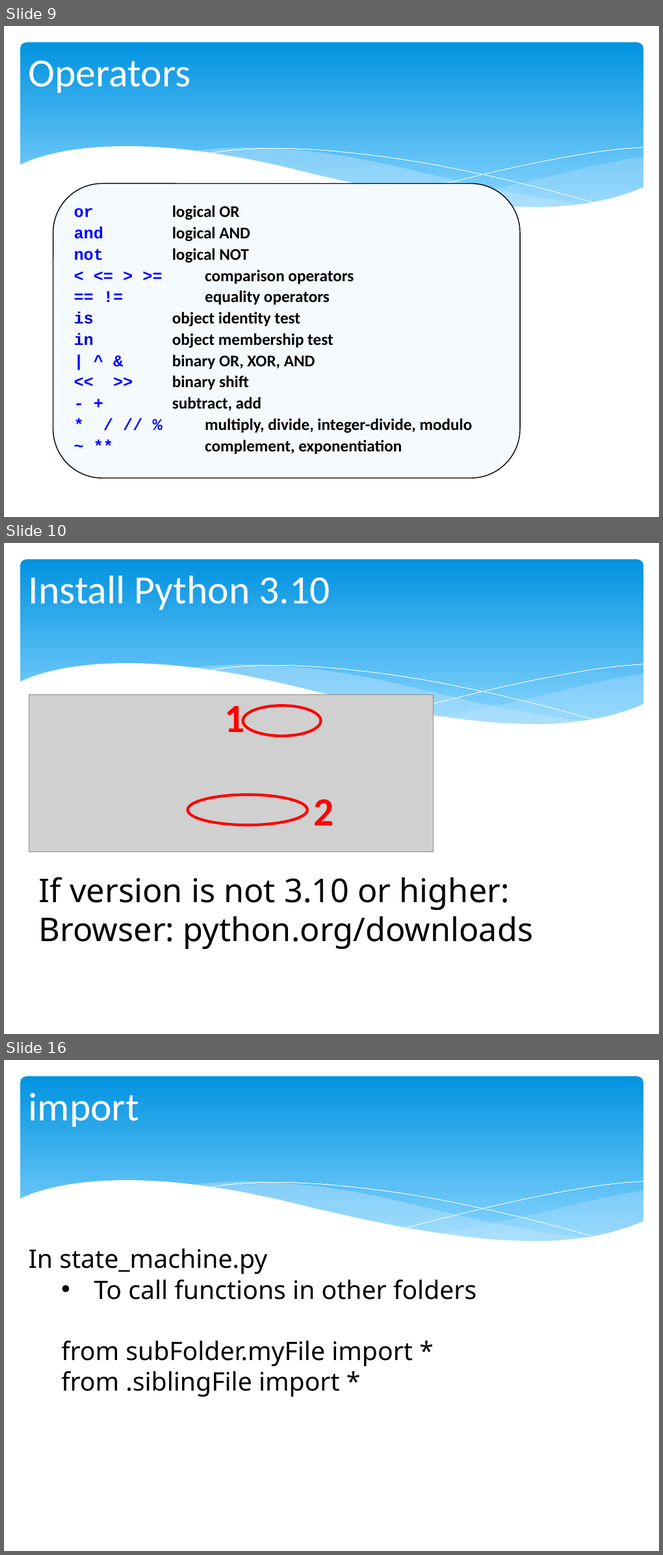
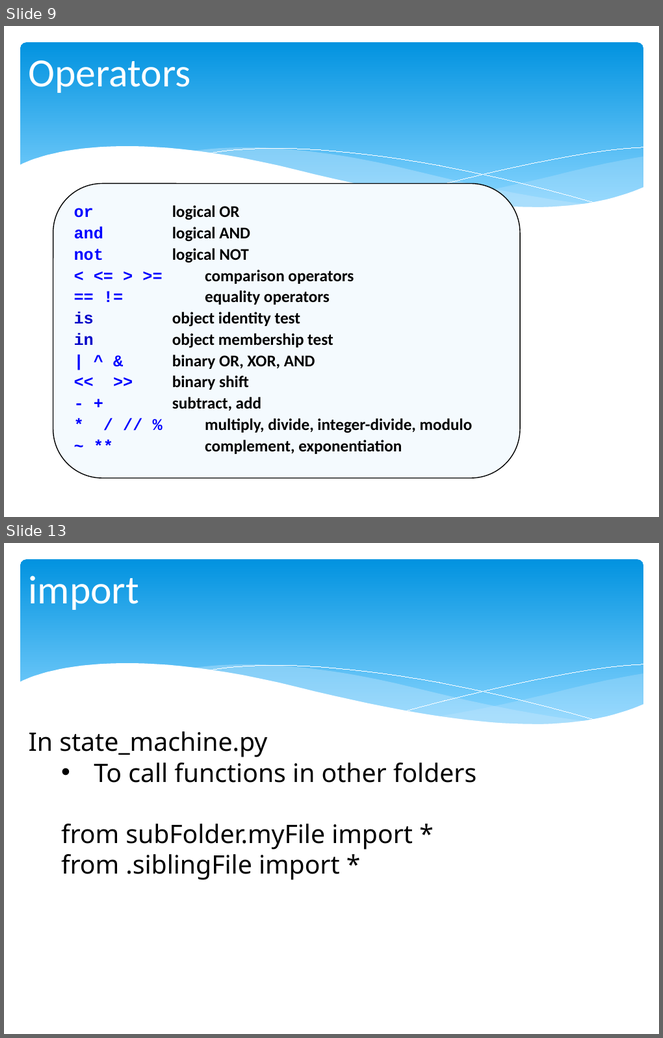
Before and after one commit to chris-turps/QA_Python3, a slide deck: DG_04 The Toolset.pptx. Shown one above the other, each under a label of ours: slides 9, 10 and 16 before the commit, slides 9 and 13 after it; the slides between them are not shown. The pictures are 663x1555 and 663x1038 pixels, drawn with LibreOffice and Linux fonts; fonts in the diff are those of the drawing; grey boxes stand for pictures. Boxes give left, top, right and bottom in pixels: in the first picture for what was removed or moved away, otherwise in the second. Text is boxed around its words. In the diff, an @@ line names an element or a change of style, - is before the commit and + after.

```diff
--- a/DG_04 The Toolset.pptx
+++ b/DG_04 The Toolset.pptx
@@ slide 10 removed at (4, 543, 659, 1034), background #FFFFFF; not listed: 6 template elements that a slide beside it also shows @@
@@ title removed at (29, 575, 330, 610) @@
-Install Python 3.10
@@ picture removed at (29, 694, 434, 852) @@
@@ text removed at (225, 706, 245, 732) @@
-1
@@ ellipse removed at (243, 705, 321, 735) @@
@@ ellipse removed at (187, 795, 308, 824) @@
@@ text removed at (314, 799, 334, 826) @@
-2
@@ text removed at (39, 877, 534, 949) @@
-If version is not 3.10 or higher:
-Browser: python.org/downloads
@@ what was slide 16 is now slide 13 @@
```
Also in this commit, not shown: 4 slides changed, 2 other slides removed, 8 other files.
